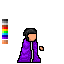
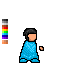
Comparing the layer stacks of the two 64 x 64 images. Changes:
hid "robe" (58th of 96, in "Wizard" › "Body" › "double_color") over [17, 38, 41, 63]
added layer "robe" (79th of 96, in "Wizard" › "Body" › "single_color") in group "single_color" over [19, 39, 40, 63]
added layer "robe" (80th of 96, in "Wizard" › "Body" › "single_color") in group "single_color" over [19, 39, 40, 63]
added layer "robe" (81st of 96, in "Wizard" › "Body" › "single_color") in group "single_color" over [19, 39, 40, 63]
hid "robe" (82nd of 96, in "Wizard" › "Body" › "single_color") over [20, 38, 38, 63]
